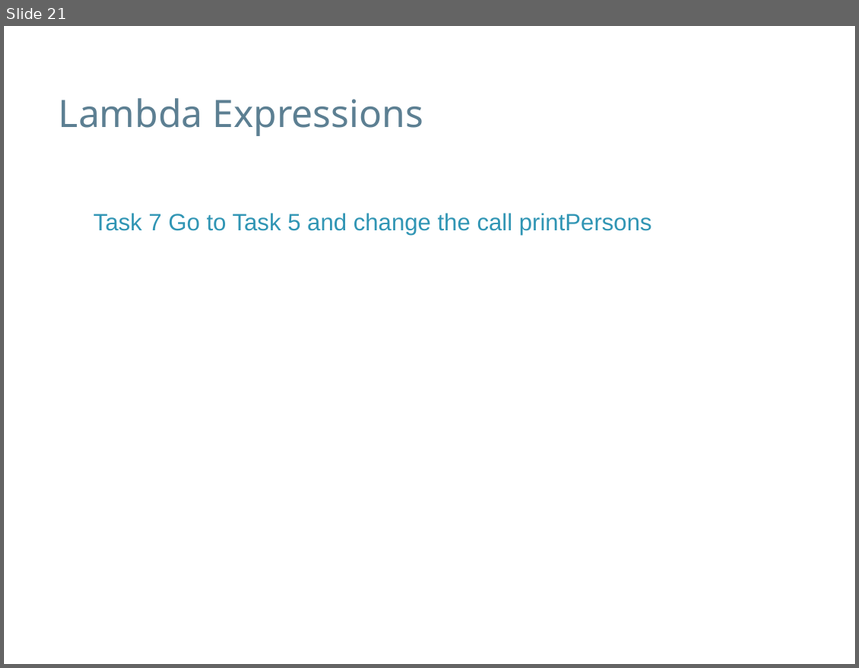
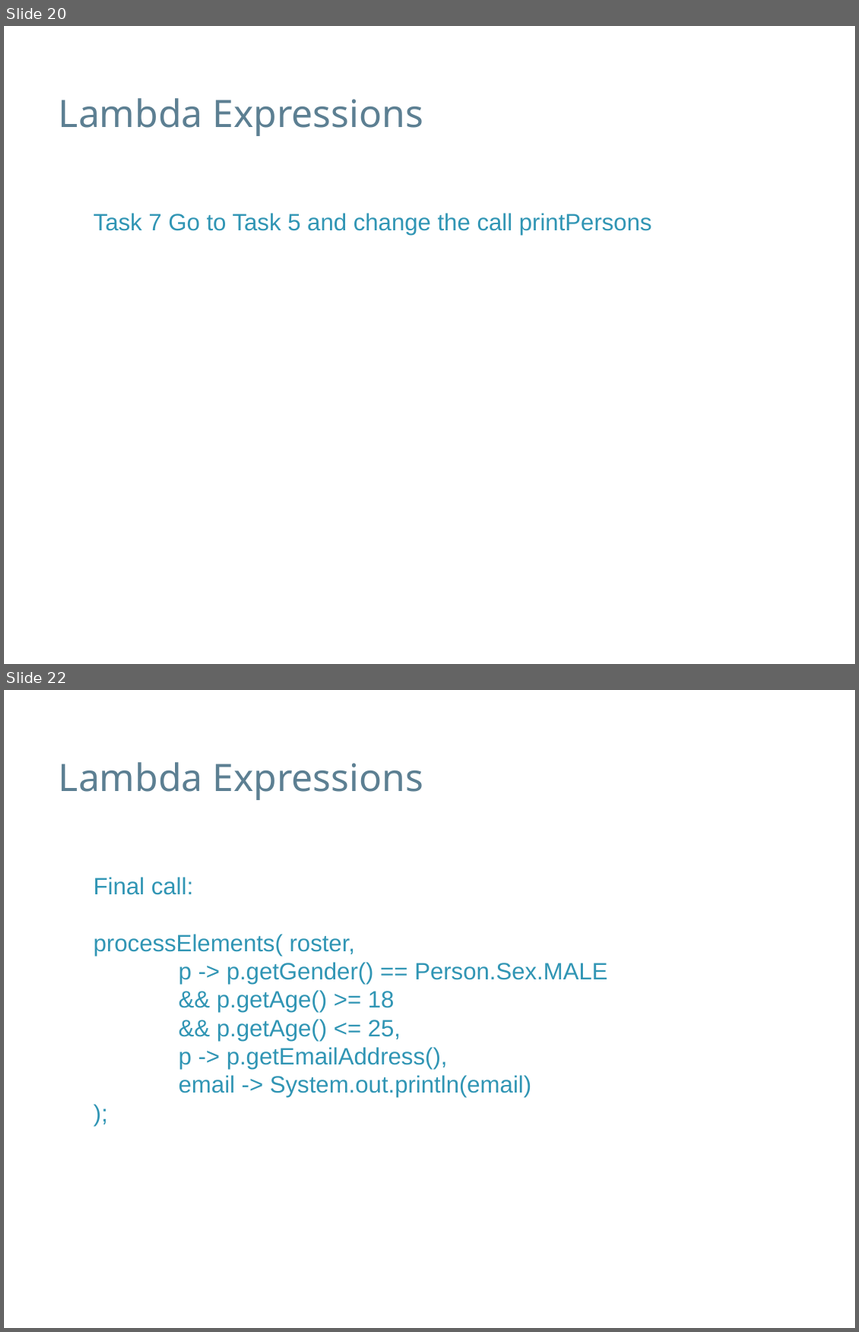
Before and after one commit to speedyswedy/Lambda, a slide deck: slides/Java 8 - Lambda Expresssions.pptx. Shown one above the other, each under a label of ours: slide 21 before the commit, slides 20 and 22 after it; the slides between them are not shown. The pictures are 859x668 and 859x1332 pixels, drawn with LibreOffice and Linux fonts; fonts in the diff are those of the drawing; background and template pictures are left out. Boxes give left, top, right and bottom in pixels: in the first picture for what was removed or moved away, otherwise in the second. Text is boxed around its words. In the diff, an @@ line names an element or a change of style, - is before the commit and + after.

Commit message:
Lambda expressions powerpoint2

```diff
--- a/slides/Java 8 - Lambda Expresssions.pptx
+++ b/slides/Java 8 - Lambda Expresssions.pptx
@@ slide 22 added at (4, 690, 855, 1328), background #FFFFFF @@
@@ text added at (59, 762, 424, 800), 32 pt, text #5C7F92 @@
+Lambda Expressions
@@ text added at (94, 877, 607, 1098), 20 pt, text #3095B4 @@
+Final call:
+processElements( roster,
+p -> p.getGender() == Person.Sex.MALE
+&& p.getAge() >= 18
+&& p.getAge() <= 25,
+p -> p.getEmailAddress(),
+email -> System.out.println(email)
+);
@@ what was slide 21 is now slide 20 @@
```
Also in this commit, not shown: 1 other slide added, 1 slide removed.
